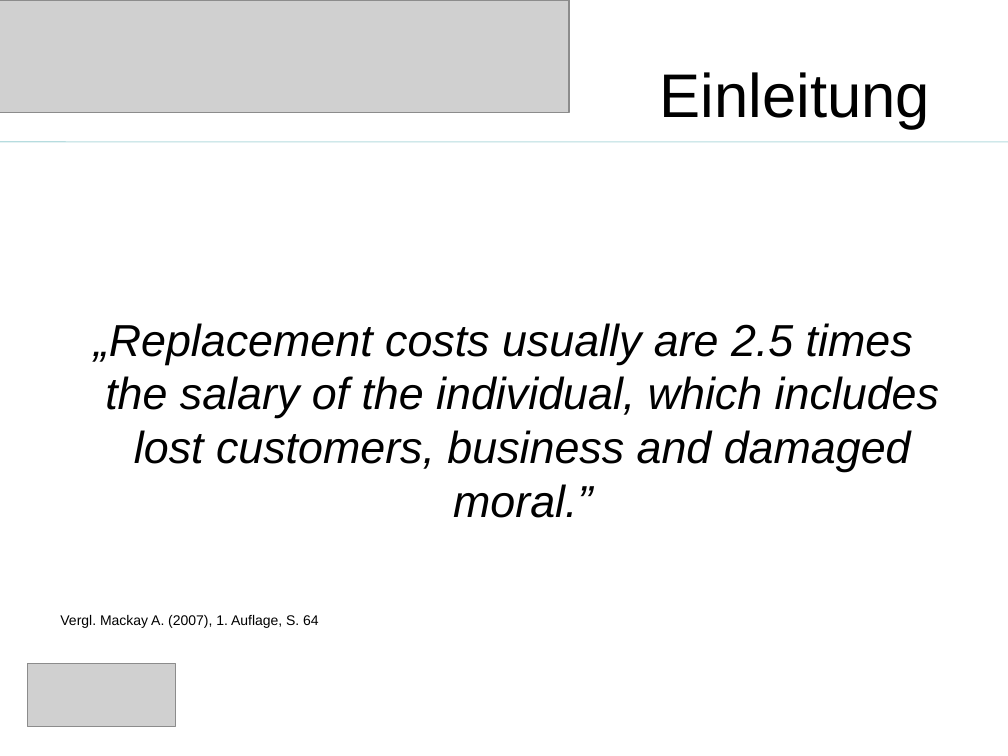
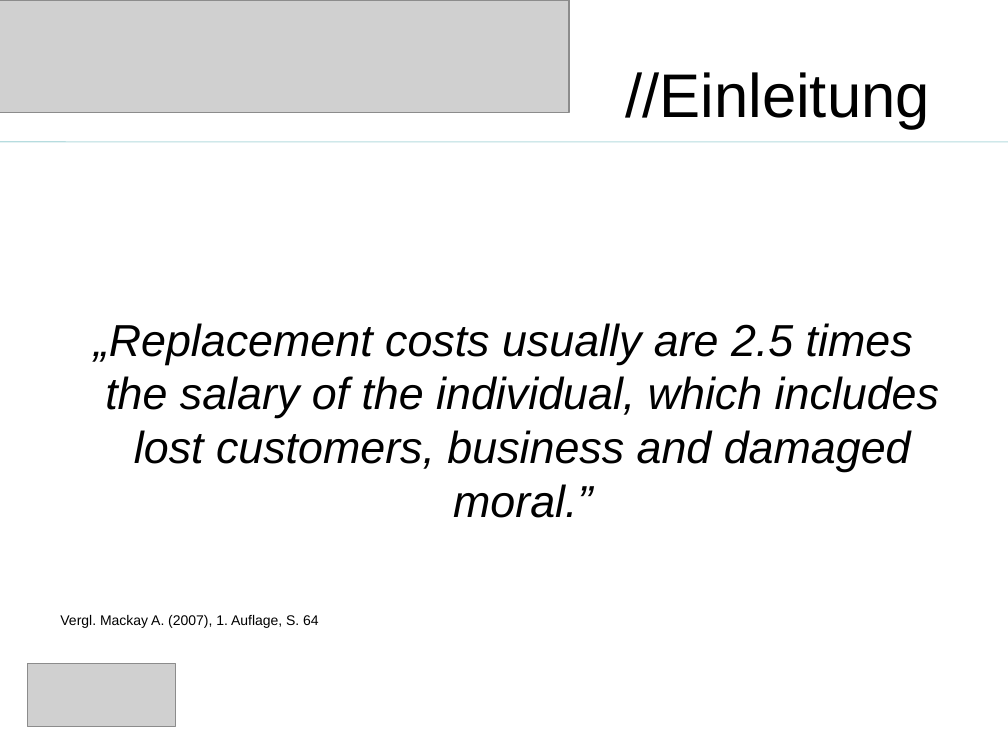
Before and after one commit to saw303/masterstudy, a slide deck: slide 3 of disposition/Präsentation.ppt. Drawn at 1008x756 pixels with LibreOffice and Linux fonts; fonts in the diff are those of the drawing; grey boxes stand for pictures. Boxes give left, top, right and bottom in pixels: in the first picture for what was removed or moved away, otherwise in the second. Text is boxed around its words. In the diff, an @@ line names an element or a change of style, - is before the commit and + after.

```diff
--- a/disposition/Präsentation.ppt
+++ b/disposition/Präsentation.ppt
@@ title at (625,72,929,129): text changed @@
-Einleitung
+//Einleitung
```
Also in this commit, not shown: 9 other slides changed, 8 slides added, 5 slides removed, 1 other file.
